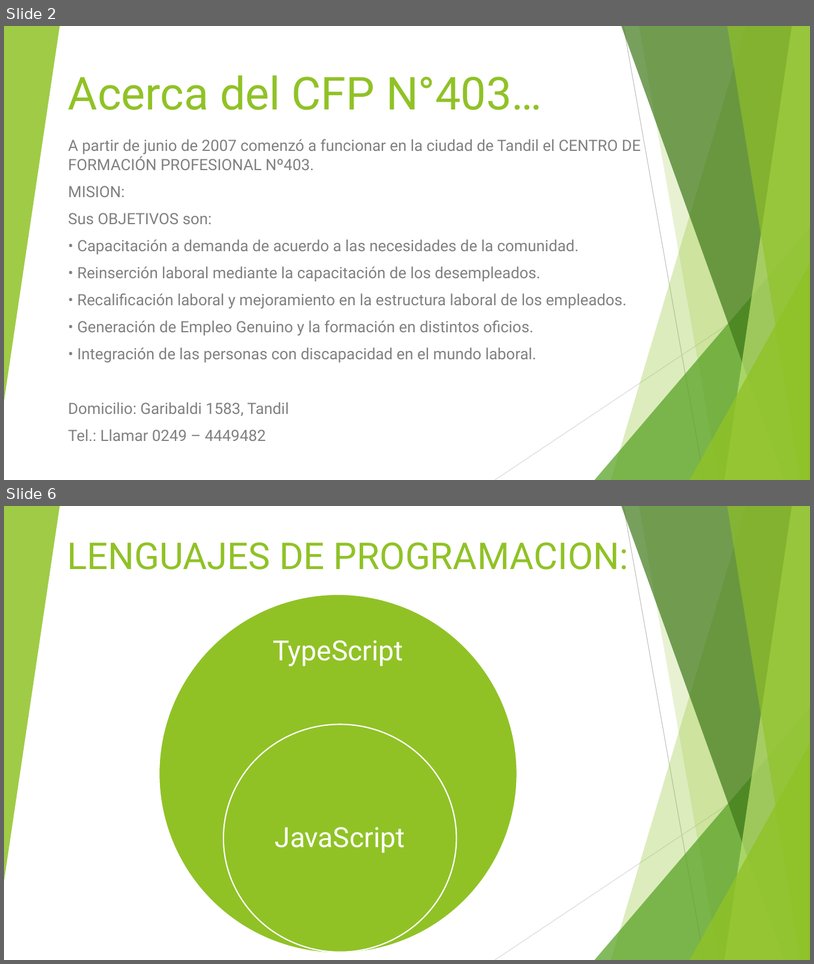
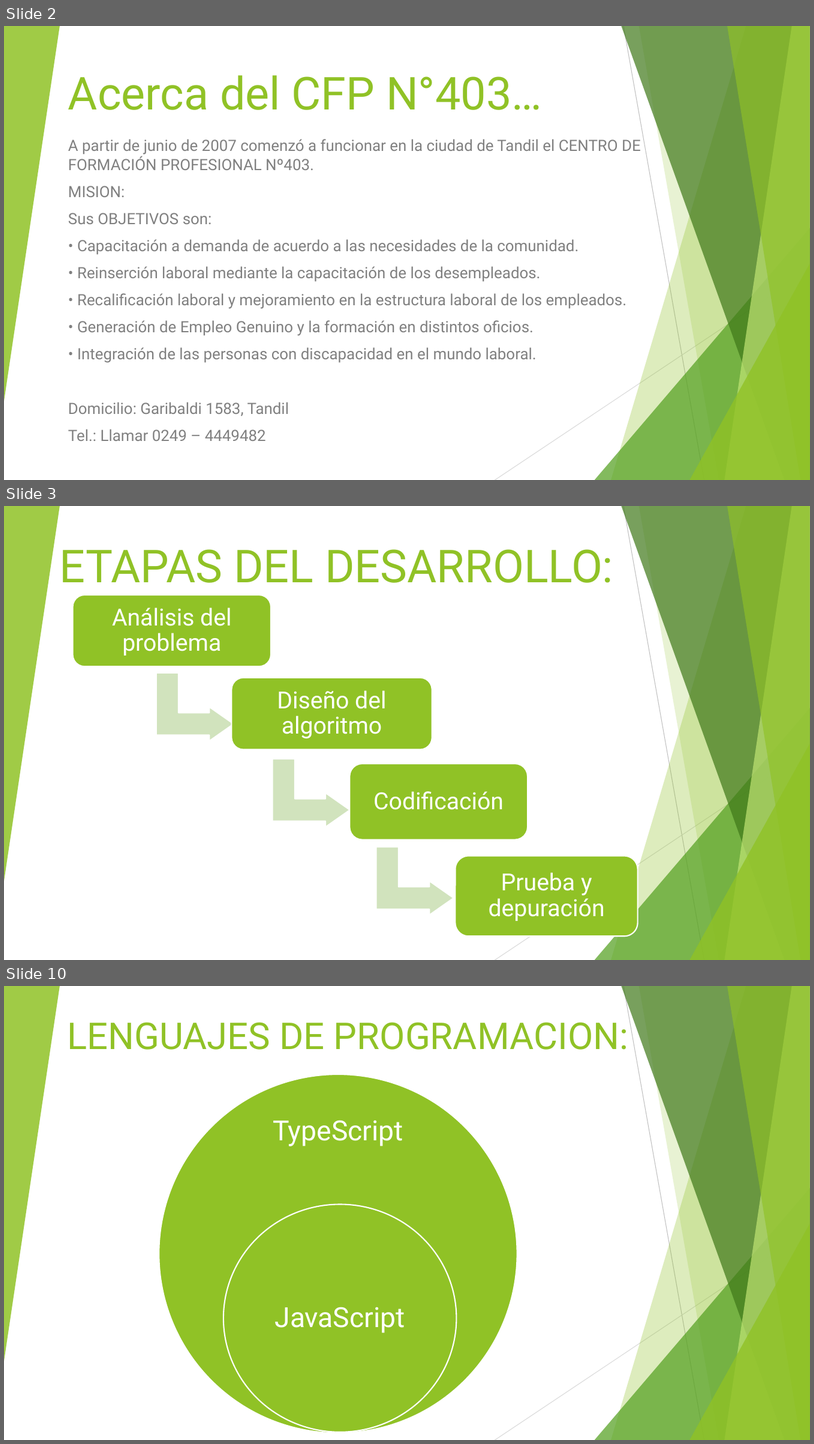
Before and after one commit to mariela21180/institucional-cfp, a slide deck: - Presentacion/Filminas.pptx. Shown one above the other, each under a label of ours: slides 2 and 6 before the commit, slides 2, 3 and 10 after it; the slides between them are not shown. The pictures are 814x964 and 814x1444 pixels, drawn with LibreOffice and Linux fonts; fonts in the diff are those of the drawing. Boxes give left, top, right and bottom in pixels: in the first picture for what was removed or moved away, otherwise in the second. Text is boxed around its words. In the diff, an @@ line names an element or a change of style, - is before the commit and + after.

```diff
--- a/- Presentacion/Filminas.pptx
+++ b/- Presentacion/Filminas.pptx
@@ slide 3 added at (4,506,810,960), background #FFFFFF; not listed: 10 template elements that a slide beside it also shows @@
@@ title added at (60,549,614,583), 54 pt, text #90C226 @@
+ETAPAS DEL DESARROLLO:
@@ group added at (73,595,639,936): 4 rounded rectangles, 4 texts, 3 bent up arrows @@
+Análisis del problema
+Diseño del algoritmo
+Codificación
+Prueba y depuración
@@ what was slide 6 is now slide 10 @@
```
Also in this commit, not shown: 3 slides changed, 4 other slides added.
